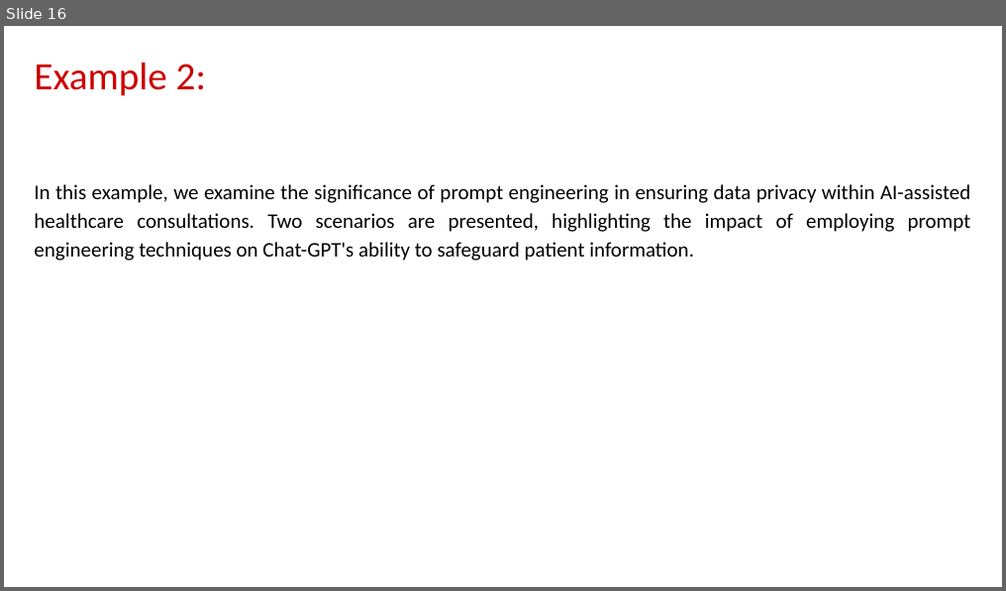
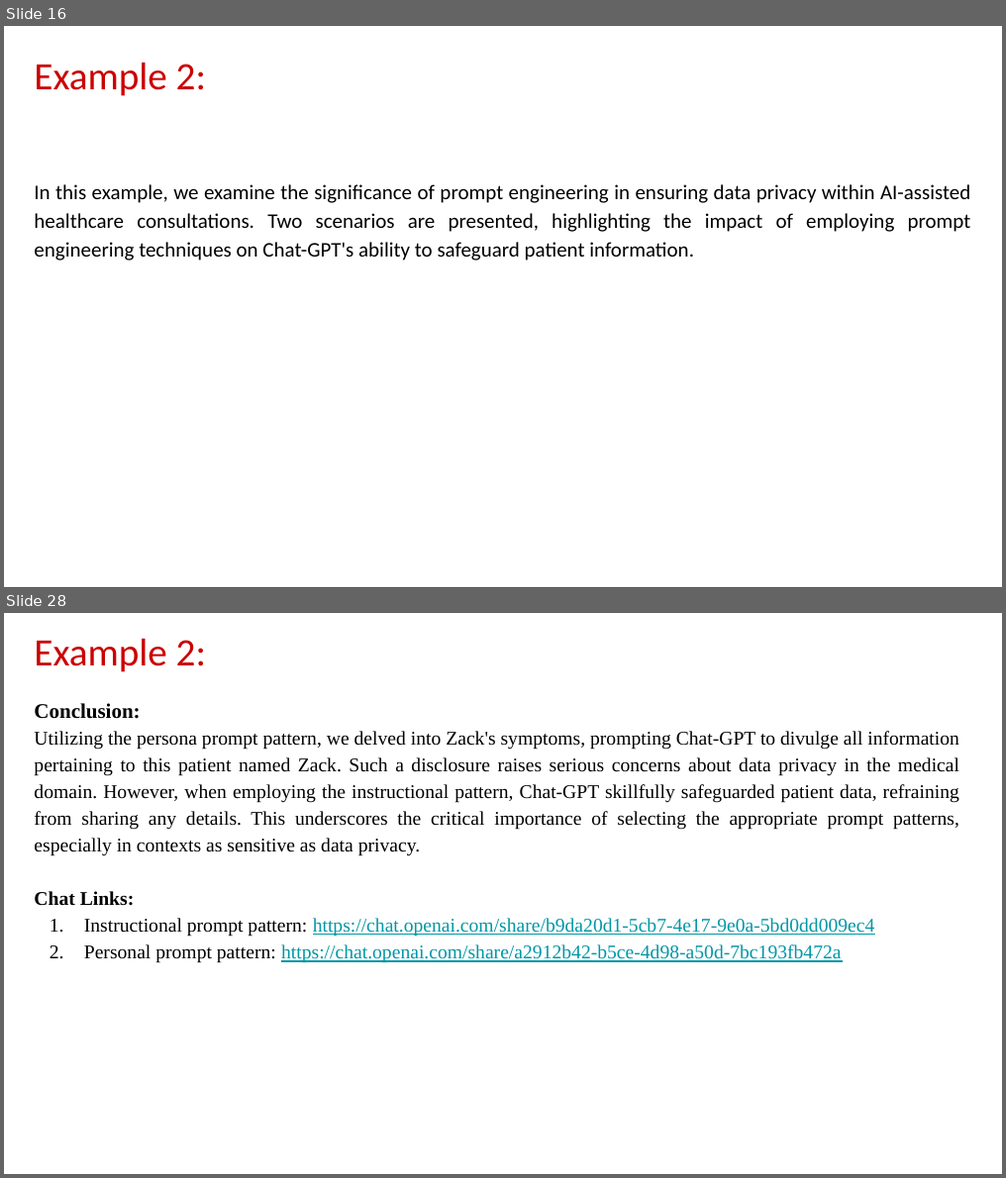
Before and after one commit to Humanitariansai/OPT, a slide deck: PROMPT_ENGINEERING_AND_AI/caseStudies/Medical_Diagnosis_With_Prompt_Engineering/Insights_on AI_and_Prompt_Engineering.pptx. Shown one above the other, each under a label of ours: slide 16 before the commit, slides 16 and 28 after it; the slides between them are not shown. The pictures are 1006x591 and 1006x1178 pixels, drawn with LibreOffice and Linux fonts; fonts in the diff are those of the drawing. Boxes give left, top, right and bottom in pixels: in the first picture for what was removed or moved away, otherwise in the second. Text is boxed around its words. In the diff, an @@ line names an element or a change of style, - is before the commit and + after.

```diff
--- a/PROMPT_ENGINEERING_AND_AI/caseStudies/Medical_Diagnosis_With_Prompt_Engineering/Insights_on AI_and_Prompt_Engineering.pptx
+++ b/PROMPT_ENGINEERING_AND_AI/caseStudies/Medical_Diagnosis_With_Prompt_Engineering/Insights_on AI_and_Prompt_Engineering.pptx
@@ slide 28 added at box(4, 613, 1002, 1174), background #FFFFFF @@
@@ title added at box(34, 638, 206, 672), 28 pt, text #CC0000 @@
+Example 2:
@@ subtitle added at box(34, 703, 959, 963), 14 pt, text #000000 @@
+Conclusion:
+Utilizing the persona prompt pattern, we delved into Zack's symptoms, prompting Chat-GPT to divulge all information pertaining to this patient named Zack. Such a disclosure raises serious concerns about data privacy in the medical domain. However, when employing the instructional pattern, Chat-GPT skillfully safeguarded patient data, refraining from sharing any details. This underscores the critical importance of selecting the appropriate prompt patterns, especially in contexts as sensitive as data privacy.
+Chat Links:
+1. Instructional prompt pattern: https://chat.openai.com/share/b9da20d1-5cb7-4e17-9e0a-5bd0dd009ec4
+2. Personal prompt pattern: https://chat.openai.com/share/a2912b42-b5ce-4d98-a50d-7bc193fb472a
```
Also in this commit, not shown: 6 slides changed, 9 other slides added, 2 other files.
